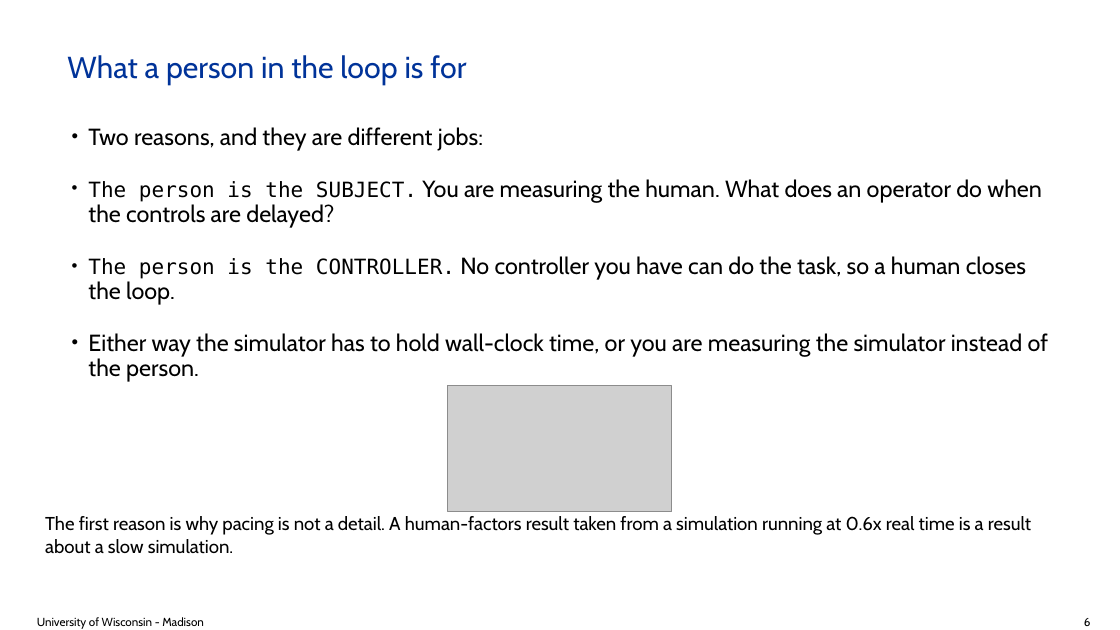
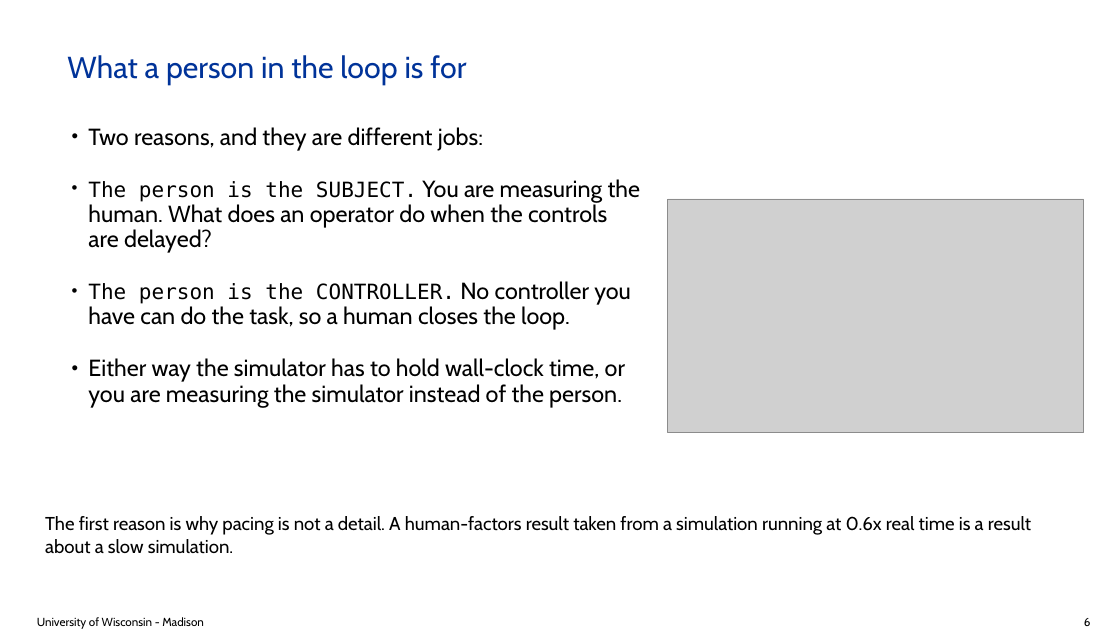
Before and after one commit to ksha23/chrono-hil-tutorial, a slide deck: slide 6 of tutorial_HIL_driver.pptx. Drawn at 1120x630 pixels with LibreOffice and Linux fonts; fonts in the diff are those of the drawing; grey boxes stand for pictures; background and template pictures are left out. Boxes give left, top, right and bottom in pixels: in the first picture for what was removed or moved away, otherwise in the second. Text is boxed around its words. In the diff, an @@ line names an element or a change of style, - is before the commit and + after.

Commit message:
One figure goes beside the text, not under it
A single portrait-ish image under a short bullet list wastes the entire right
half of the slide and comes out postage-stamp sized. Beside the text it gets
two to three times the area for nothing, so a lone figure now takes the right
column and the bullets wrap into a narrower one. Wide-and-short images are the
exception and stay below, where they can use the full width; so do rows of two
or more.

The narrowing had a trap in it. Setting width alone on an INHERITED placeholder
makes python-pptx write a partial xfrm, and the position collapses to the slide
origin, so the bullets landed on top of the title. All four geometry values now
get pinned, read from the inherited ones first.

```diff
--- a/tutorial_HIL_driver.pptx
+++ b/tutorial_HIL_driver.pptx
@@ text "Two reasons, and they are ..." rewrapped from bbox=[88, 127, 1048, 382] to bbox=[88, 127, 641, 407] @@
@@ picture: place and size @@
-picture at bbox=[448, 386, 672, 512]
+picture at bbox=[668, 199, 1084, 433]
```
Also in this commit, not shown: 2 other slides changed, 2 other files.
